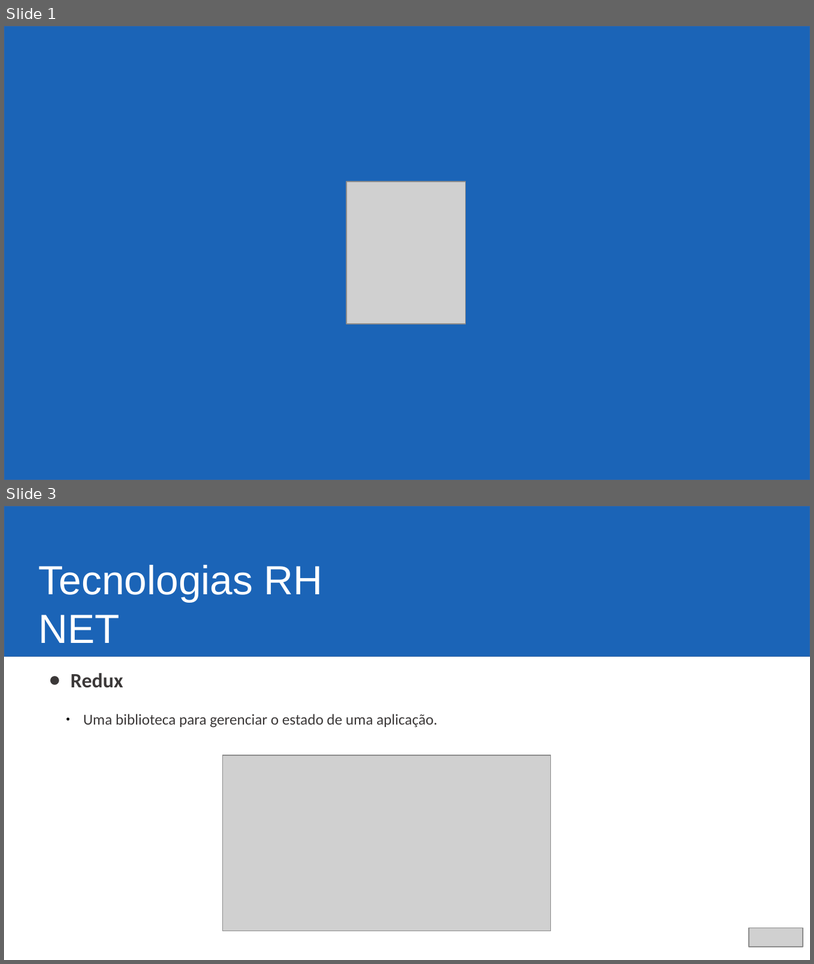
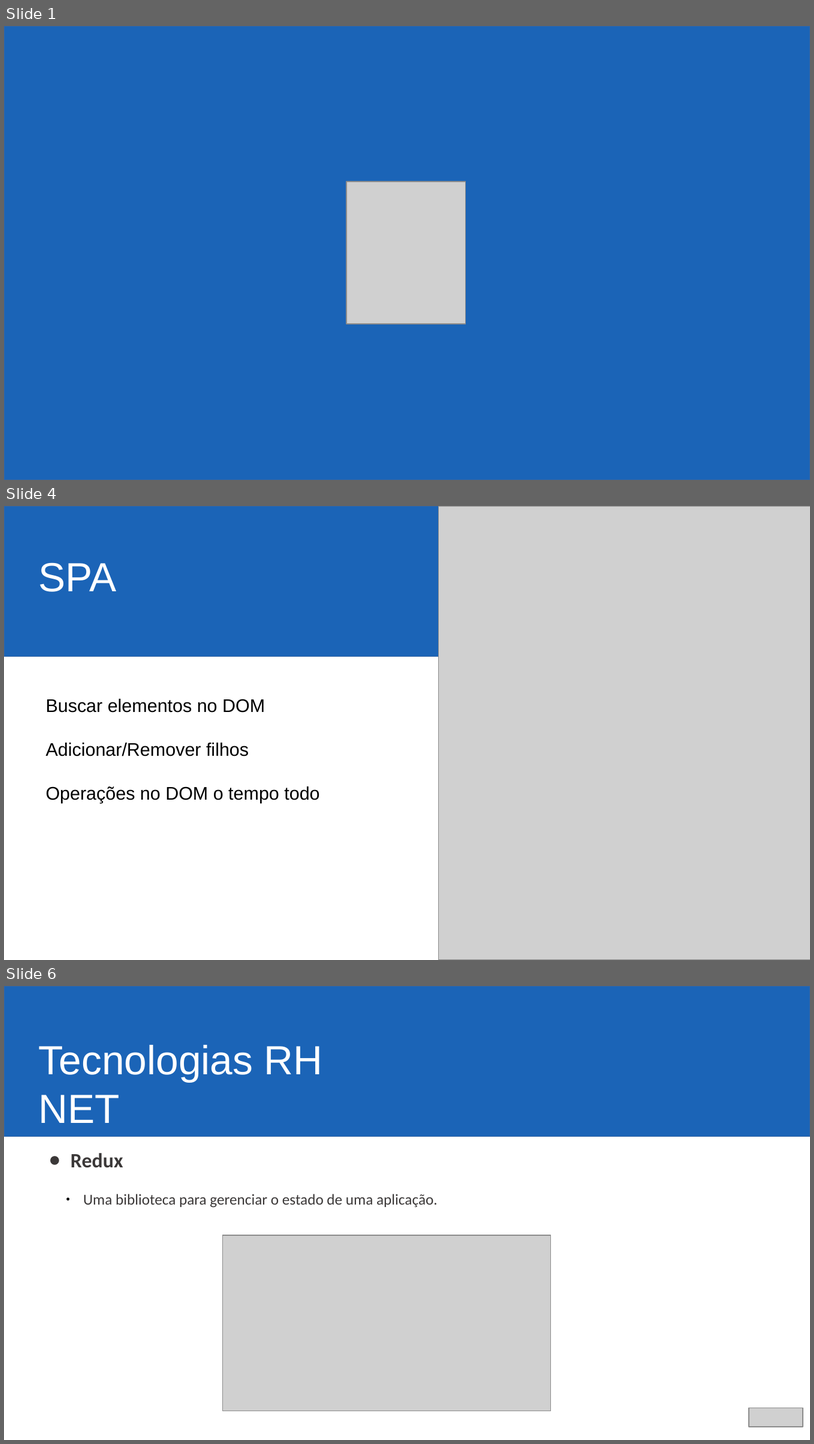
Before and after one commit to ericjrsilva/meetup-react-tests, a slide deck: apresentacao.odp. Shown one above the other, each under a label of ours: slides 1 and 3 before the commit, slides 1, 4 and 6 after it; the slides between them are not shown. The pictures are 814x964 and 814x1444 pixels, drawn with LibreOffice and Linux fonts; fonts in the diff are those of the drawing; grey boxes stand for pictures; background and template pictures are left out. Boxes give left, top, right and bottom in pixels: in the first picture for what was removed or moved away, otherwise in the second. Text is boxed around its words. In the diff, an @@ line names an element or a change of style, - is before the commit and + after.

```diff
--- a/apresentacao.odp
+++ b/apresentacao.odp
@@ slide 4 added at bbox=[4, 506, 810, 960], background #FFFFFF @@
@@ rectangle added at bbox=[4, 506, 810, 656], fill #1B64B7, outline #3465A4 0 pt @@
@@ picture added at bbox=[438, 506, 810, 960] @@
@@ text added at bbox=[39, 562, 117, 592], 40 pt, text #FFFFFF @@
+SPA
@@ text added at bbox=[46, 699, 320, 803], 18 pt, text #000000 @@
+Buscar elementos no DOM
+Adicionar/Remover filhos
+Operações no DOM o tempo todo
@@ what was slide 3 is now slide 6 @@
```
Also in this commit, not shown: 1 slide changed, 2 other slides added, 1 other file.
